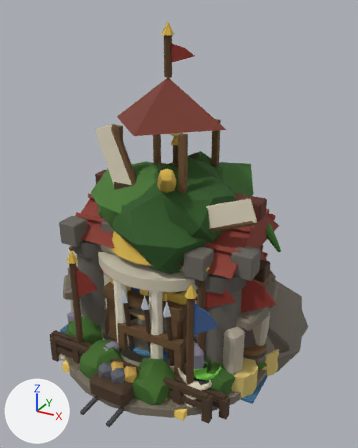
The glTF model game/assets/models/mapobj.glb, before and after one commit.
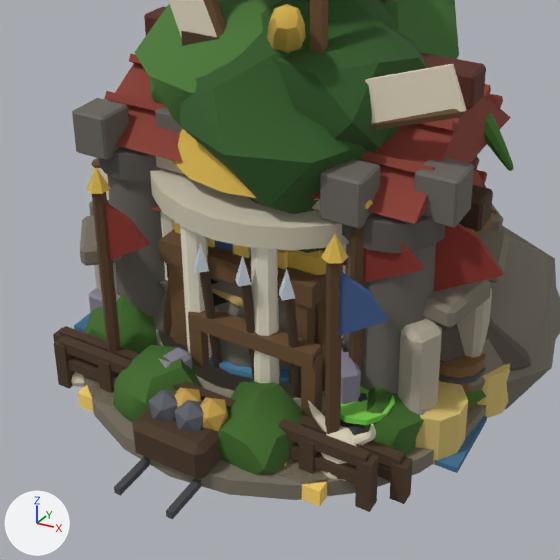
Each version appears first whole from a 50 mm lens placed at (0.786, -1.361, 1.169), pointed at (0.022, 0.028, 0.474), and next in a close-up on the part from 6% to 85% of the width and 37% to 100% of the height. Lighting does not change. The marker at lower left points along +X, +Y and +Z. The older version's two pictures come first.

Objects in the first close-up: 'obj_arena', 'obj_dragon_hoard', 'obj_dwarf_treasury', 'obj_learning', 'obj_mine', 'obj_prison', 'obj_shrine_att', 'obj_shrine_know', 'obj_stables', 'obj_temple', 'obj_tree', 'obj_windmill' and 11 more.
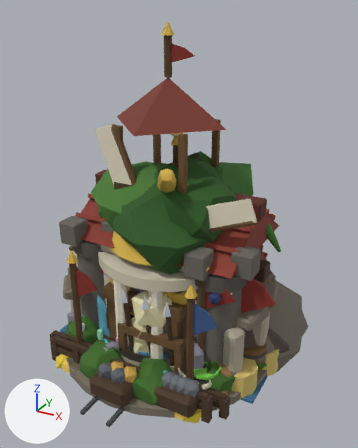
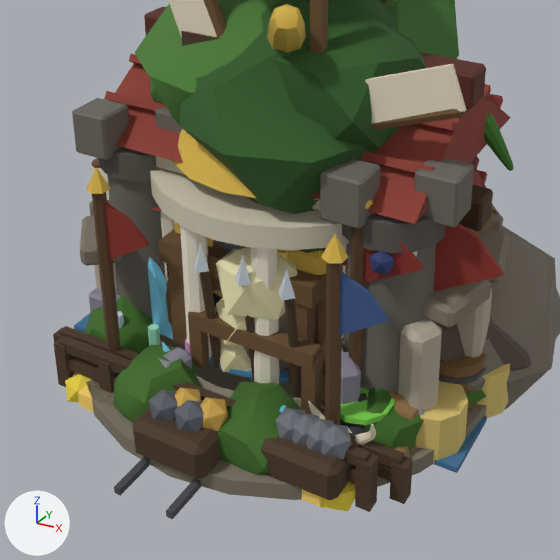
Pixel boxes (x1, y1, x2, y2) of what changed, in the close-ups (560 x 560 px):
'obj_mine_ore', added: after (210, 240, 358, 500)
    faces in mat_box_7_m (brown #4a3624): (261, 432, 358, 500)
    faces in mat_m_6a6e76_001 (grey #6a6e76): (276, 408, 352, 459)
    faces in mat_m_6b4f30 (brown #6b4f30): (210, 240, 289, 371)
'obj_mine_sulfur', added (mostly hidden): after (65, 247, 356, 511)
    faces in mat_m_e8e0b0 (beige #e8e0b0): (216, 247, 298, 372)
    faces in mat_m_e6d040 (yellow #e6d040): (65, 373, 356, 511)
'obj_mine_crystal', added (mostly hidden): after (148, 257, 285, 413)
'obj_mine_wood', added (mostly hidden): after (300, 375, 419, 458)
'obj_seer_hut', added: after (370, 251, 417, 274)
    faces in mat_m_2a3a6a (dark blue #2a3a6a): (370, 251, 394, 274)
'obj_mine_mercury', added: after (117, 311, 190, 353)
    faces in mat_k_9ae0c0 (green #9ae0c0): (148, 324, 160, 346)

What changed in the scene script:
```text
Add ob_obj_mine_crystal:
    ob_obj_mine_crystal = bpy.data.objects.new('obj_mine_crystal', me_icosphere_122)  # 164 vertices, 292 faces; spans x -0.446..0.419, y -0.32..0.442, z -0.207..0.34; in mat_m_6a6a78 (grey #6a6a78), mat_box_1_m (black #1a1612), mat_cone_300_m (cyan #7ad0f0)
    ob_obj_mine_crystal.location = (0.0, 0.0, 0.0)
Add ob_obj_mine_sulfur:
    ob_obj_mine_sulfur = bpy.data.objects.new('obj_mine_sulfur', me_icosphere_111)  # 222 vertices, 400 faces; spans x -0.432..0.439, y -0.339..0.453, z -0.186..0.34; in mat_m_b8a040 (yellow #b8a040), mat_m_3a3018 (brown #3a3018), mat_m_e8e0b0 (beige #e8e0b0), mat_m_e6d040 (yellow #e6d040)
    ob_obj_mine_sulfur.location = (0.0, 0.0, 0.0)
Add ob_obj_mine_mercury:
    ob_obj_mine_mercury = bpy.data.objects.new('obj_mine_mercury', me_cube_265)  # 309 vertices, 538 faces; spans x -0.276..0.204, y -0.254..0.218, z 0.0..0.66; in mat_k_b3aa98 (grey #b3aa98), mat_k_5a7a8a (blue #5a7a8a), mat_k_7d7566 (brown #7d7566), mat_box_7_m (brown #4a3624), mat_m_d8e0e6 (white #d8e0e6), mat_m_c0d0e0 (pale blue #c0d0e0), mat_k_c0d0e0 (pale blue #c0d0e0), mat_m_9ae0c0 (green #9ae0c0), mat_k_9ae0c0 (green #9ae0c0), mat_m_e0a0d0 (pink #e0a0d0), mat_k_e0a0d0 (pink #e0a0d0)
    ob_obj_mine_mercury.location = (0.0, 0.0, 0.0)
Add ob_obj_mine_ore:
    ob_obj_mine_ore = bpy.data.objects.new('obj_mine_ore', me_icosphere_098)  # 566 vertices, 1084 faces; spans x -0.406..0.41, y -0.35..0.425, z -0.197..0.37; in mat_m_7a7468 (grey #7a7468), mat_m_6b4f30 (brown #6b4f30), mat_box_7_m (brown #4a3624), mat_box_5_m (dark grey #4a4a4e), mat_m_6a6e76_001 (grey #6a6e76)
    ob_obj_mine_ore.location = (0.0, 0.0, 0.0)
Add ob_obj_mine_wood:
    ob_obj_mine_wood = bpy.data.objects.new('obj_mine_wood', me_cube_257)  # 496 vertices, 940 faces; spans x -0.24..0.335, y -0.253..0.26, z -0.003..0.35; in mat_box_2_m (brown #6b4f30), mat_box_178_m (brown #5a3a20), mat_box_7_m (brown #4a3624), mat_k_c8d2db (light grey #c8d2db), mat_m_8a6a40 (brown #8a6a40)
    ob_obj_mine_wood.location = (0.0, 0.0, 0.0)
Add ob_obj_seer_hut:
    ob_obj_seer_hut = bpy.data.objects.new('obj_seer_hut', me_cone_134)  # 572 vertices, 1100 faces; spans x -0.297..0.305, y -0.22..0.3, z 0.0..0.598; in mat_k_6a4a8a (purple #6a4a8a), mat_box_1_m (black #1a1612), mat_m_4a3624 (brown #4a3624), mat_box_2_m (brown #6b4f30), mat_m_f2ece0 (white #f2ece0), mat_m_2a3a6a (dark blue #2a3a6a), mat_prism_121_m (brown #7a5a34), mat_cone_286_m (purple #c9a0ff)
    ob_obj_seer_hut.location = (0.0, 0.0, 0.0)
```
